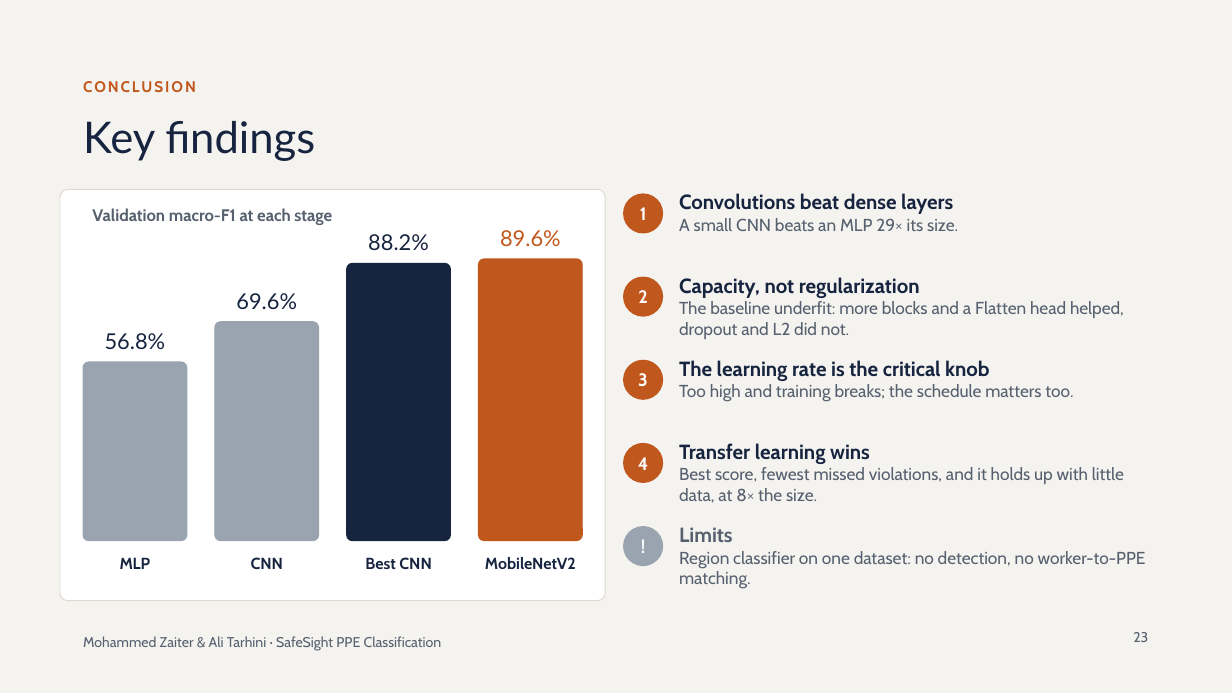
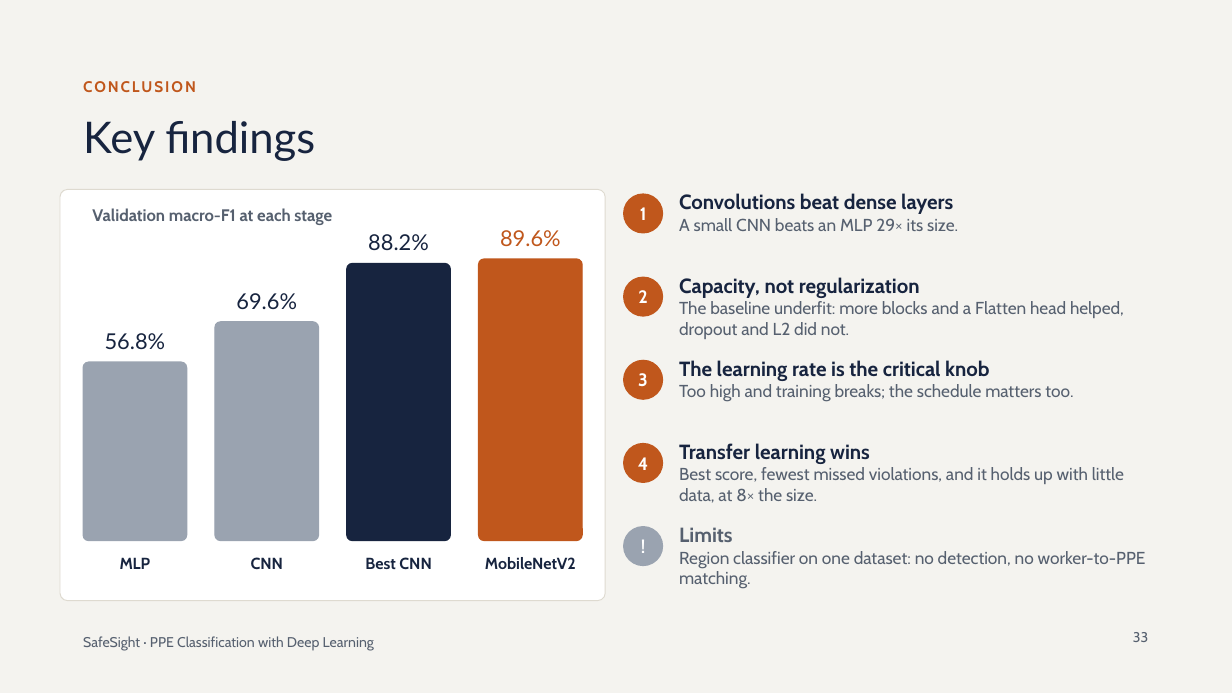
Before and after one commit to MohammedZaiter/Neural-Networks-and-Deep-Learning, a slide deck: slide 33 of Presentation/SafeSight_PPE_Deep_Learning.pptx (slide 23 before the commit). Drawn at 1232x693 pixels with LibreOffice and Linux fonts; fonts in the diff are those of the drawing. Boxes give left, top, right and bottom in pixels: in the first picture for what was removed or moved away, otherwise in the second. Text is boxed around its words. In the diff, an @@ line names an element or a change of style, - is before the commit and + after.

```diff
--- a/Presentation/SafeSight_PPE_Deep_Learning.pptx
+++ b/Presentation/SafeSight_PPE_Deep_Learning.pptx
@@ text at [83,636,374,651]: text changed @@
-Mohammed Zaiter & Ali Tarhini · SafeSight PPE Classification
+SafeSight · PPE Classification with Deep Learning
@@ page number at [1133,632,1148,642]: text changed @@
-23
+33
```
Also in this commit, not shown: 22 other slides changed, 10 slides added.
